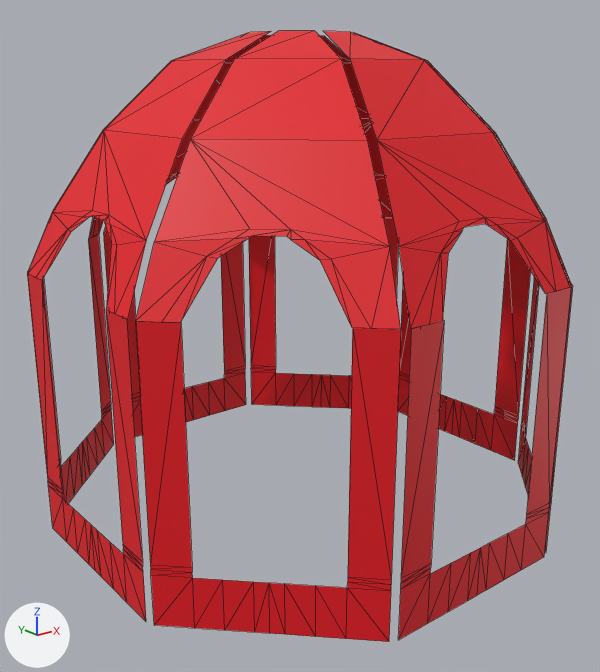
Before and after pictures for a commit that changed the glTF model static/wallpaper.glb.
Camera for both pictures: a 50 mm camera at (-2.03, -2.52, 1.75) aimed at (-0.05, -0.04, 0.76). Every picture has the same lights, and +X, +Y and +Z are marked at lower left. Mesh edges are drawn as thin lines. Vertices at the same position are counted once.

The first picture shows 'wallpaper'.
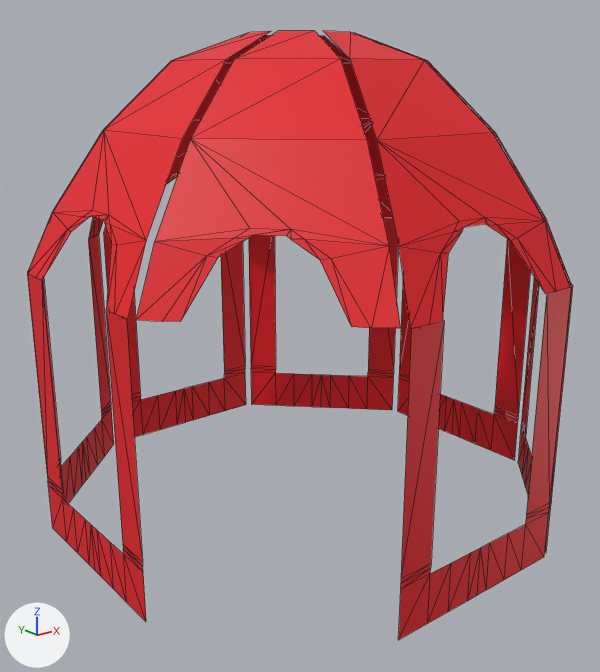
The change, as JSON lines over the scene's bpy script:
```json
{"block": "me_cylinder_008", "where": "me_cylinder_008.from_pydata(...)  # 448 vertices, 464 faces; spans x -0.97..0.97, y -0.97..0.97, z 0.04..1.9"}
{"block": "me_cylinder_008", "where": "# used by ob_wallpaper; location = (0.0, 0.0, 0.0)"}
{"block": "me_cylinder_008", "change": "me_cylinder_008 part 1: the loose piece of 30 vertices spanning x -0.95..-0.41, y -0.95..-0.41, z 0.04..1.07 is deleted"}
```

Boxes (x1, y1, x2, y2) around the edits, measured in the pictures (600 x 672 px):
```json
{"object": "wallpaper", "change": "reshaped", "before": [27, 31, 573, 642], "after": [27, 31, 573, 640]}
{"part": 1, "of": "me_cylinder_008", "change": "deleted", "before": [135, 321, 401, 642], "on screen": "red"}
```
